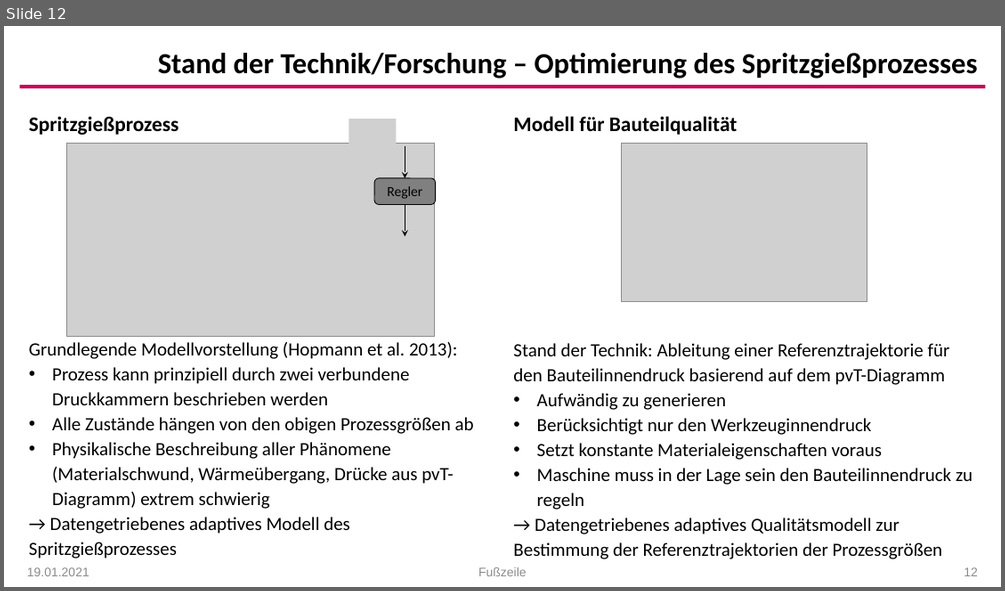
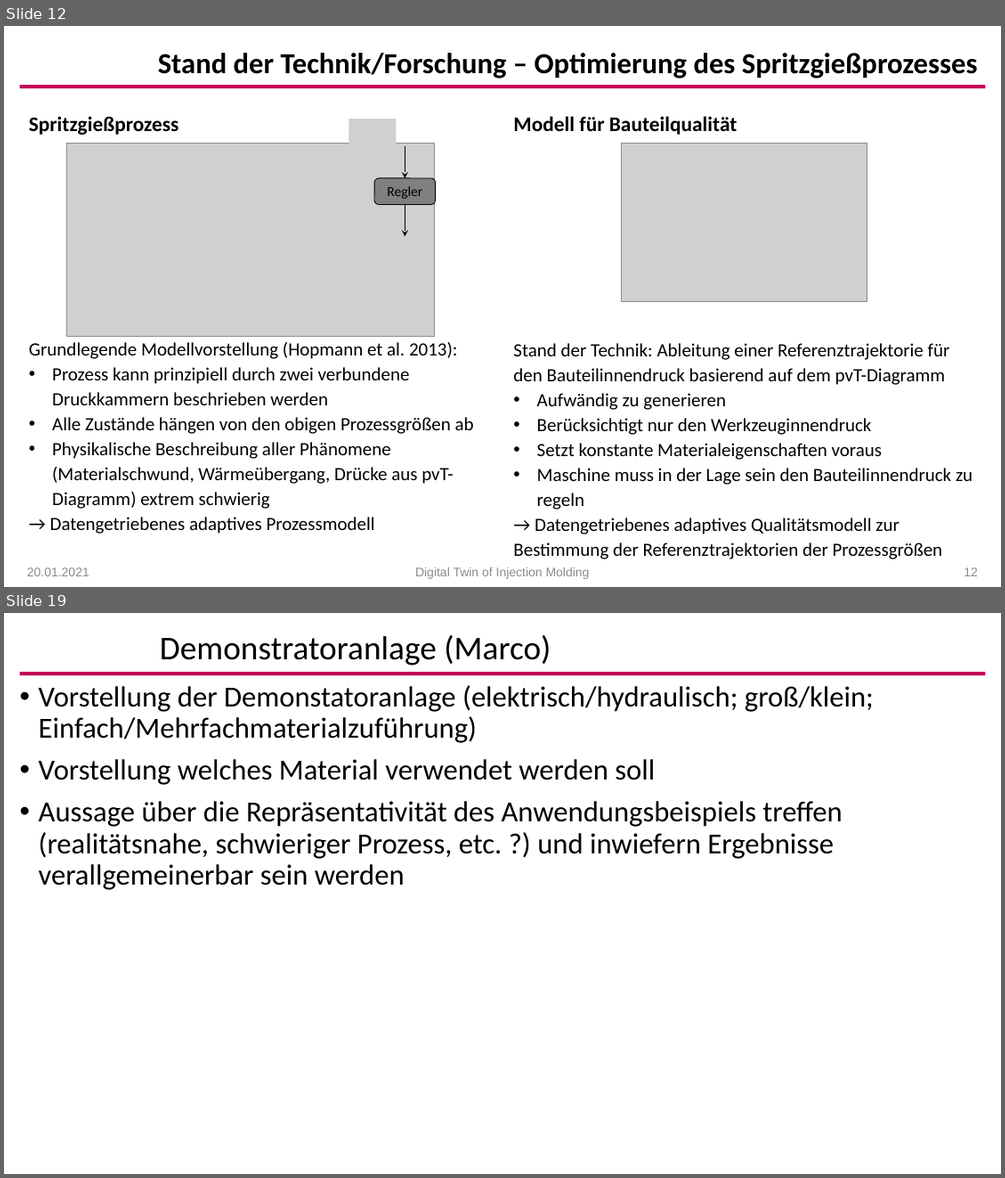
Before and after one commit to arehmer/DigitalTwinInjectionMoulding, a slide deck: Präsentationen/Kick-Off.pptx. Shown one above the other, each under a label of ours: slide 12 before the commit, slides 12 and 19 after it; the slides between them are not shown. The pictures are 1005x591 and 1005x1178 pixels, drawn with LibreOffice and Linux fonts; fonts in the diff are those of the drawing; grey boxes stand for pictures; background and template pictures are left out. Boxes give left, top, right and bottom in pixels: in the first picture for what was removed or moved away, otherwise in the second. Text is boxed around its words. In the diff, an @@ line names an element or a change of style, - is before the commit and + after.

```diff
--- a/Präsentationen/Kick-Off.pptx
+++ b/Präsentationen/Kick-Off.pptx
@@ slide 19 added at [4, 613, 1001, 1174], background #FFFFFF; not listed: 1 template element that a slide beside it also shows @@
@@ title added at [160, 635, 550, 666], 32 pt, text #000000 @@
+Demonstratoranlage (Marco)
@@ text added at [39, 685, 874, 890], 28 pt, text #000000 @@
+• Vorstellung der Demonstatoranlage (elektrisch/hydraulisch; groß/klein; Einfach/Mehrfachmaterialzuführung)
+• Vorstellung welches Material verwendet werden soll
+• Aussage über die Repräsentativität des Anwendungsbeispiels treffen (realitätsnahe, schwieriger Prozess, etc. ?) und inwiefern Ergebnisse verallgemeinerbar sein werden
@@ slide 12 changed as well @@
@@ text at [50, 516, 375, 533]: text changed @@
-→ Datengetriebenes adaptives Modell des Spritzgießprozesses
+→ Datengetriebenes adaptives Prozessmodell
@@ text at [27, 567, 89, 576]: text changed @@
-19.01.2021
+20.01.2021
@@ text at [415, 567, 590, 579]: text changed @@
-Fußzeile
+Digital Twin of Injection Molding
```
Also in this commit, not shown: 19 other slides changed, 2 other slides added.
